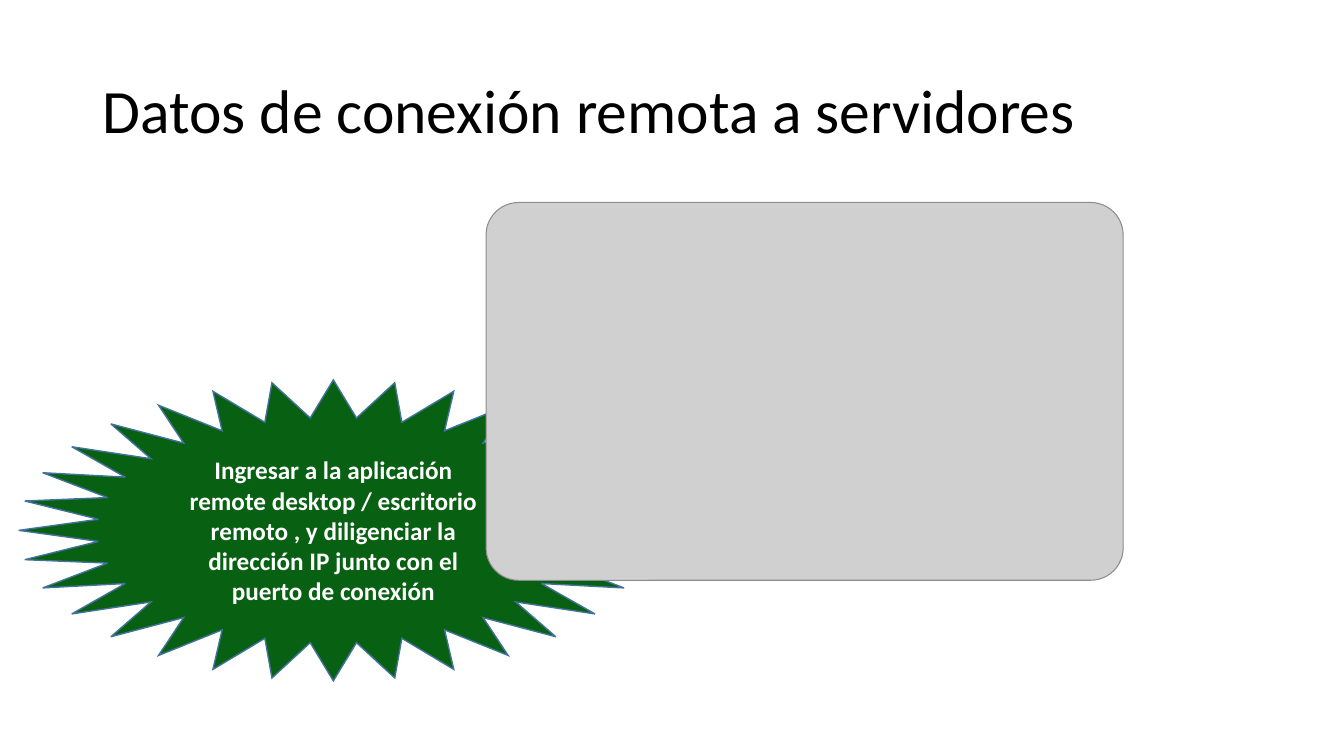
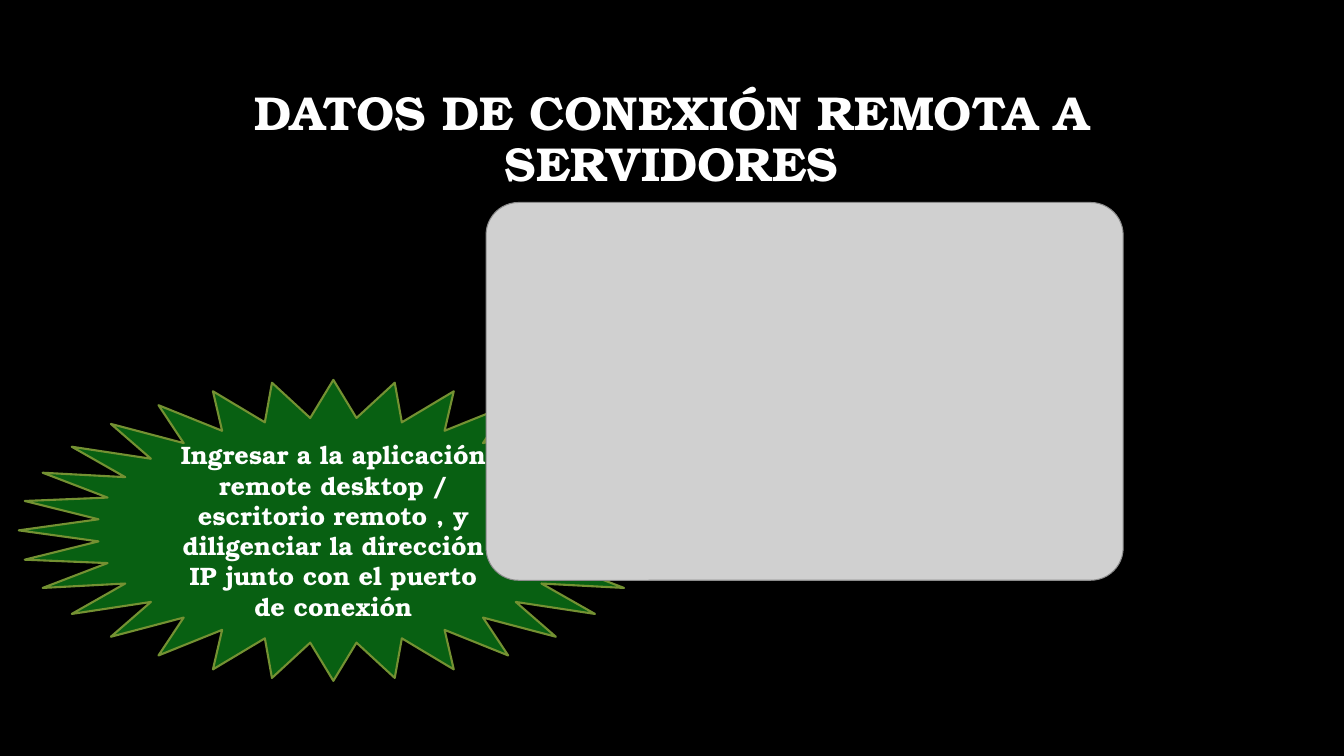
Before and after one commit to hannerfirst/optimus-prime, a slide deck: slide 9 of paralelos-project-java/docs/Configuración nodos clúster y balanceador de cargas.pptx. Drawn at 1344x756 pixels with LibreOffice and Linux fonts; fonts in the diff are those of the drawing; grey boxes stand for pictures; background and template pictures are left out. Boxes give left, top, right and bottom in pixels: in the first picture for what was removed or moved away, otherwise in the second. Text is boxed around its words. In the diff, an @@ line names an element or a change of style, - is before the commit and + after.

```diff
--- a/paralelos-project-java/docs/Configuración nodos clúster y balanceador de cargas.pptx
+++ b/paralelos-project-java/docs/Configuración nodos clúster y balanceador de cargas.pptx
@@ background #FFFFFF to picture (left out) @@
@@ title at box(254, 86, 1088, 182): text changed; size 44 to 34 pt; font Calibri to TeX Gyre Bonum; text colour #000000 to #FFFFFF; bold on @@
-Datos de conexión remota a servidores
+DATOS DE CONEXIÓN REMOTA A SERVIDORES
@@ star "Ingresar a la aplicación remote ..." at box(19, 380, 648, 682): font Calibri to TeX Gyre Bonum; outline #43739E 1 pt to #759232 1.5 pt @@
```
Also in this commit, not shown: 10 other slides changed.
